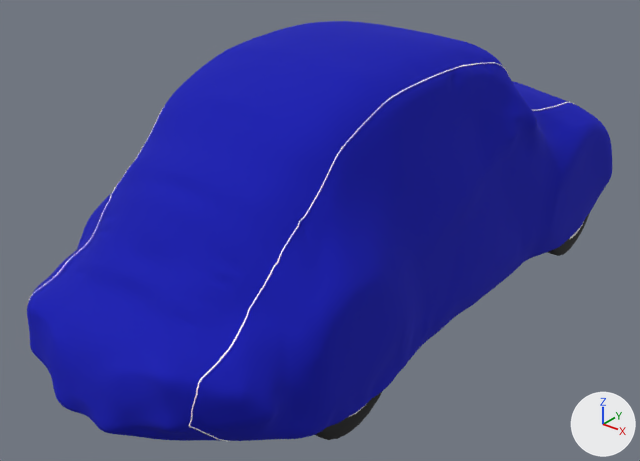
The glTF model assets/modelos/fusca.glb as it was, and as the next commit left it.
Rendered twice from a 50 mm camera at (9.46, -12.71, 8.65) aimed at (-0.35, -0.46, 1.05). The lights are fixed; the arrows at lower right show +X, +Y and +Z. The older version comes first. Where no turn or scale is listed for an object, it has been applied to the vertices. Vertices at exactly the same position are counted once.

In view in the first picture: 'CAPA', 'LINHA.001', 'RODA'.
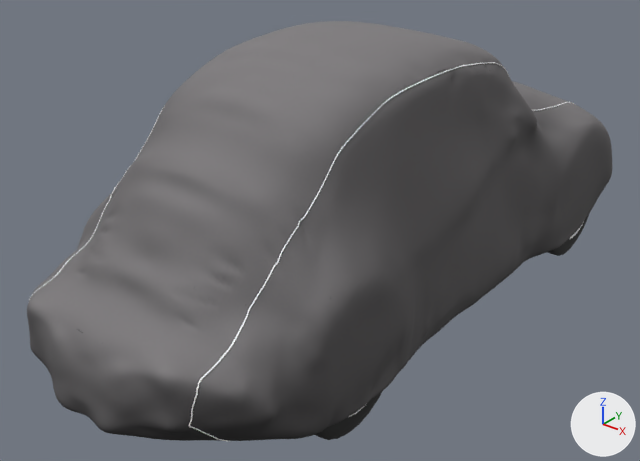
Where the change shows, as pixel boxes [x1, y1, x2, y2] in the pictures (640 x 461 px):
'CAPA', surface changed (blue to grey): [27, 21, 612, 441] in both

Diff of the bpy script that builds the scene:
```diff
--- a/assets/modelos/fusca.glb.py
+++ b/assets/modelos/fusca.glb.py
@@ img_fusca_bake @@
+img_fusca_bake = load_image('Fusca_bake', '_unpacked/Fusca_bake', 1024, 1024, 'sRGB')
@@ mat_capa @@
 n0 = _N.new('ShaderNodeBsdfPrincipled'); n0.name = 'Principled BSDF'
-n0.inputs[0].default_value = (0.0112, 0.0155, 0.552, 1.0)  # 'Base Color', blue #1b21c4
-n0.inputs[1].default_value = 0.556  # 'Metallic'
-n0.inputs[2].default_value = 0.907  # 'Roughness'
+n0.inputs[1].default_value = 0.4  # 'Metallic'
+n0.inputs[2].default_value = 0.8  # 'Roughness'
 n1 = _N.new('ShaderNodeOutputMaterial'); n1.name = 'Material Output'
+n2 = _N.new('ShaderNodeTexImage'); n2.name = 'Image Texture'
+n2.image = img_fusca_bake
+n3 = _N.new('ShaderNodeUVMap'); n3.name = 'UV Map'
+n3.uv_map = 'UVMap.001'
 _L.new(n0.outputs[0], n1.inputs[0])  # 'BSDF' to 'Surface'
+_L.new(n2.outputs[0], n0.inputs[0])  # 'Color' to 'Base Color'
+_L.new(n3.outputs[0], n2.inputs[0])  # 'UV' to 'Vector'
@@ me_cube_013 @@
 me_cube_013.from_pydata(...)  # 42882 vertices, 85760 faces; spans x -2.88..2.88, y -6.59..7.56, z -0.3..4.94
 # used by ob_capa; location = (0.0, 0.0, 0.0)
+# me_cube_013 part 1: texture (UV) coordinates of 85760 of 85760 faces, centred in x -2.88..2.88, y -6.59..7.56, z -0.3..4.94, changed; they spanned u 0.12..0.88, v 0.0..1.0 and now span u 0.0..1.0, v 0.0..0.96
 me_cube_013.materials.append(mat_capa)
```
